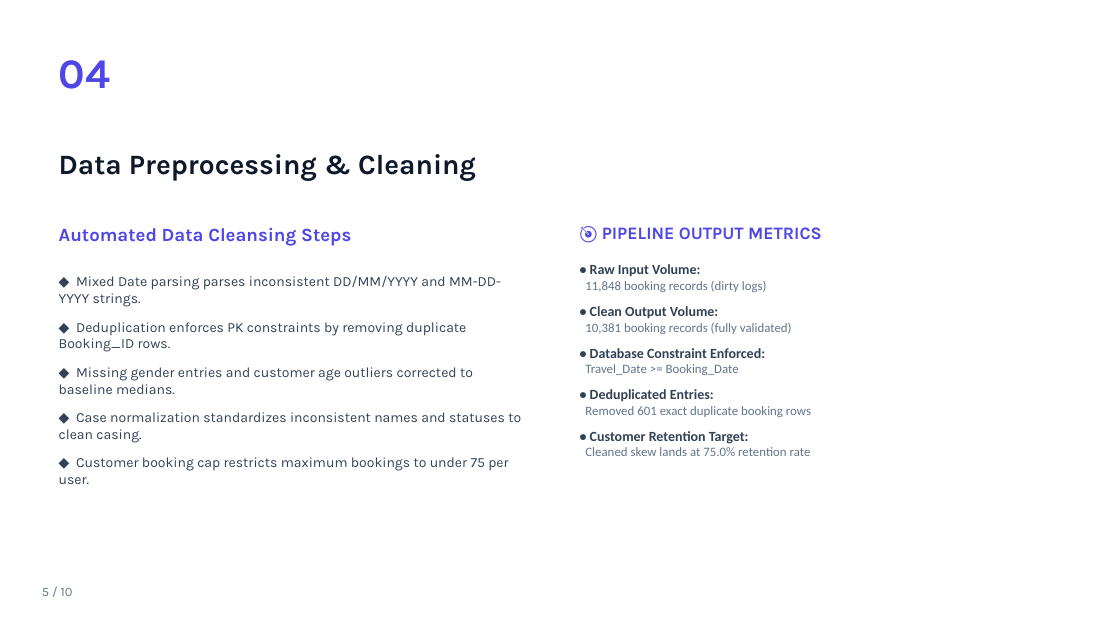
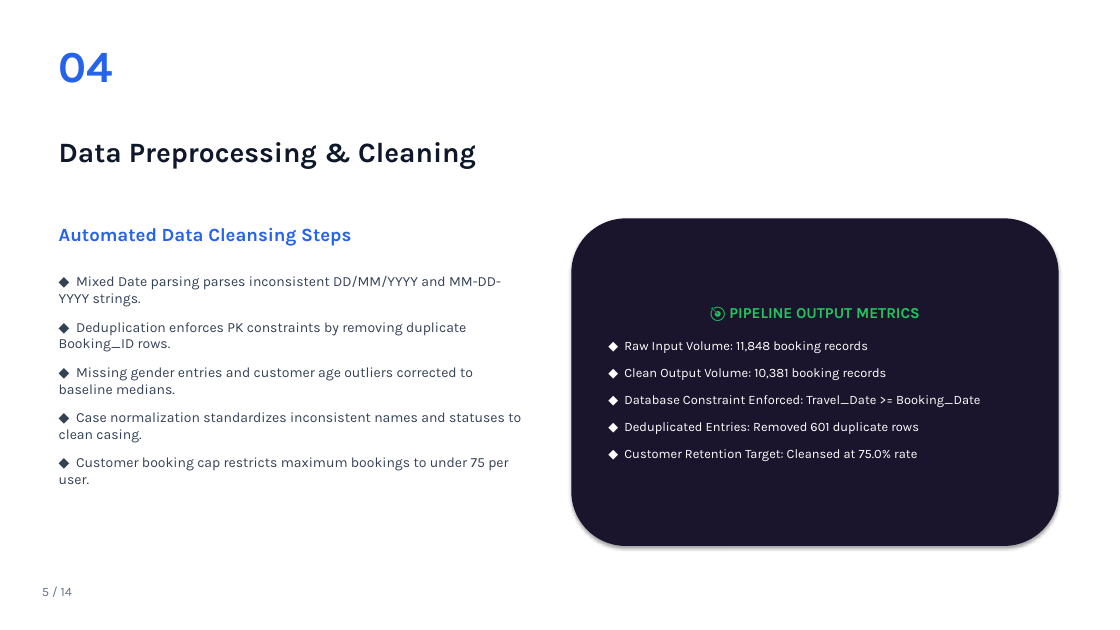
Before and after one commit to SHETYGURU/Revature-Bus-Booking-Analytical-System-, a slide deck: slide 5 of Bus Booking Analytics System (PowerBI)/documents/Bus_Booking_Analytics_PowerBI_light.pptx. Drawn at 1120x630 pixels with LibreOffice and Linux fonts; fonts in the diff are those of the drawing. Boxes give left, top, right and bottom in pixels: in the first picture for what was removed or moved away, otherwise in the second. Text is boxed around its words. In the diff, an @@ line names an element or a change of style, - is before the commit and + after.

```diff
--- a/Bus Booking Analytics System (PowerBI)/documents/Bus_Booking_Analytics_PowerBI_light.pptx
+++ b/Bus Booking Analytics System (PowerBI)/documents/Bus_Booking_Analytics_PowerBI_light.pptx
@@ text "04": place and size @@
-text "04" at box(59, 60, 111, 89)
+text "04" at box(59, 52, 113, 83)
@@ text "04" at box(59, 52, 113, 83): size 36 to 38 pt, text colour #4F46E5 to #2563EB @@
@@ text "Data Preprocessing & Cleaning": place and size @@
-text "Data Preprocessing & Cleaning" at box(59, 154, 476, 181)
+text "Data Preprocessing & Cleaning" at box(59, 142, 476, 168)
@@ text "Automated Data Cleansing Steps" at box(59, 228, 351, 246): text colour #4F46E5 to #2563EB @@
@@ rounded rectangle "🎯 PIPELINE OUTPUT METRICS": place and size @@
-rounded rectangle "🎯 PIPELINE OUTPUT METRICS" at box(585, 227, 822, 456)
+rounded rectangle "🎯 PIPELINE OUTPUT METRICS" at box(571, 218, 1059, 546)
@@ rounded rectangle "🎯 PIPELINE OUTPUT METRICS" at box(571, 218, 1059, 546): vertical alignment top to middle; fill none to #1A152C; shadow on @@
@@ text in rounded rectangle at box(729, 308, 920, 318): size 15 to 13 pt, text colour #4F46E5 to #22C55E in "🎯 PIPELINE OUTPUT METRICS"; alignment left to centre; less space between paragraphs @@
@@ text in rounded rectangle at box(624, 341, 980, 461): text changed; font Calibri to Karla; text colour #64748B to #FFFFFF @@
-• Raw Input Volume:
-11,848 booking records (dirty logs)
-• Clean Output Volume:
-10,381 booking records (fully validated)
-• Database Constraint Enforced:
-Travel_Date >= Booking_Date
-• Deduplicated Entries:
-Removed 601 exact duplicate booking rows
-• Customer Retention Target:
-Cleaned skew lands at 75.0% retention rate
+◆ Raw Input Volume: 11,848 booking records
+◆ Clean Output Volume: 10,381 booking records
+◆ Database Constraint Enforced: Travel_Date >= Booking_Date
+◆ Deduplicated Entries: Removed 601 duplicate rows
+◆ Customer Retention Target: Cleansed at 75.0% rate
@@ text at box(42, 588, 72, 596): text changed @@
-5 / 10
+5 / 14
```
Also in this commit, not shown: 10 other slides changed, 4 slides added, 2 slides removed.
